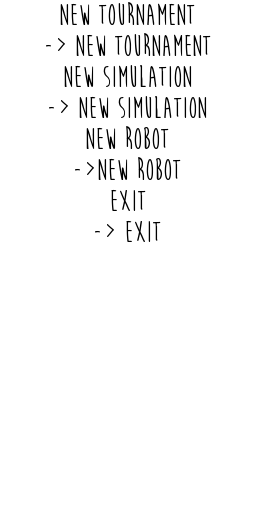
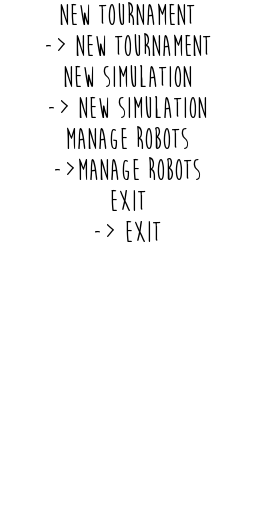
Layer changes from the first 256 x 512 image to the second:
painted on "new tournament ..." over [55, 126, 201, 180]
